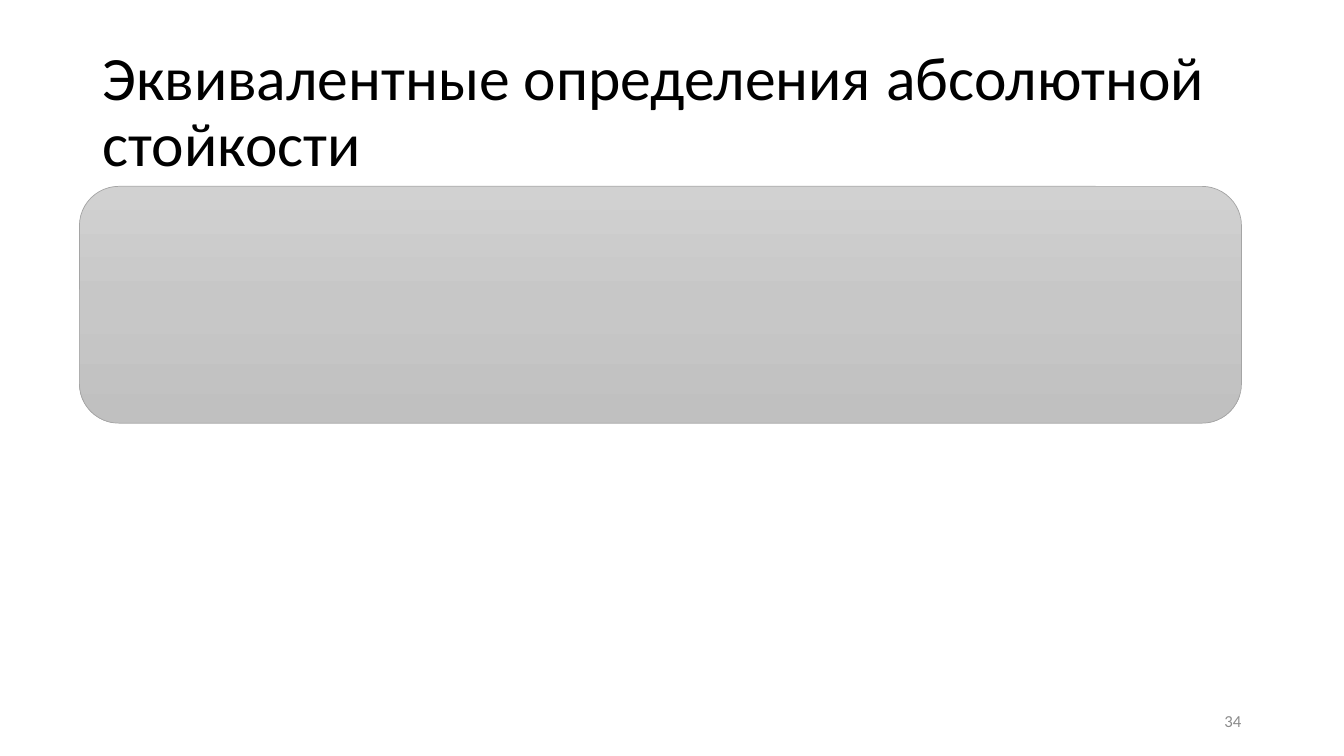
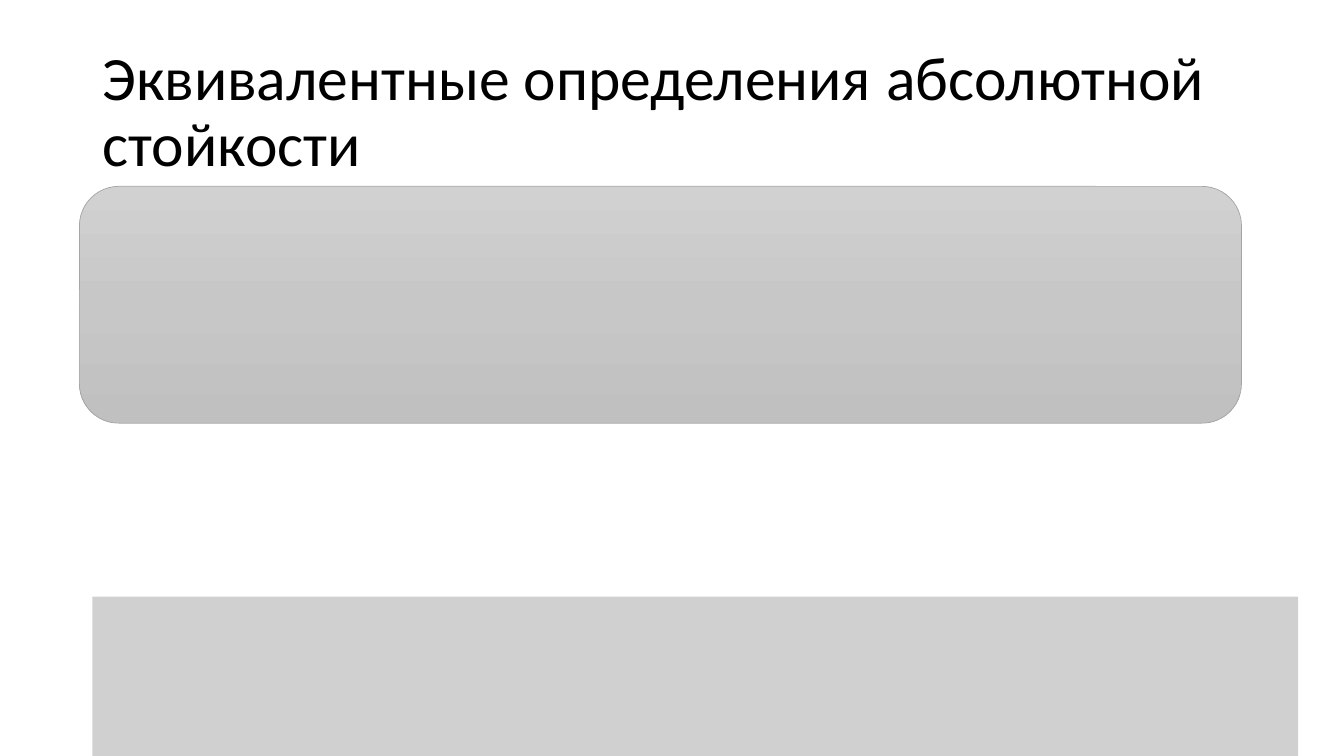
Before and after one commit to CryptoCourse/CryptoLectures, a slide deck: slide 34 of Lectures/Lecture1.pptx. Drawn at 1344x756 pixels with LibreOffice and Linux fonts; fonts in the diff are those of the drawing; grey boxes stand for pictures. Boxes give left, top, right and bottom in pixels: in the first picture for what was removed or moved away, otherwise in the second. Text is boxed around its words. In the diff, an @@ line names an element or a change of style, - is before the commit and + after.

```diff
--- a/Lectures/Lecture1.pptx
+++ b/Lectures/Lecture1.pptx
@@ picture added at [93, 597, 1299, 756] @@
@@ page number removed at [1224, 716, 1241, 727] @@
-34
```
Also in this commit, not shown: 1 other slide changed, 1 other file.
